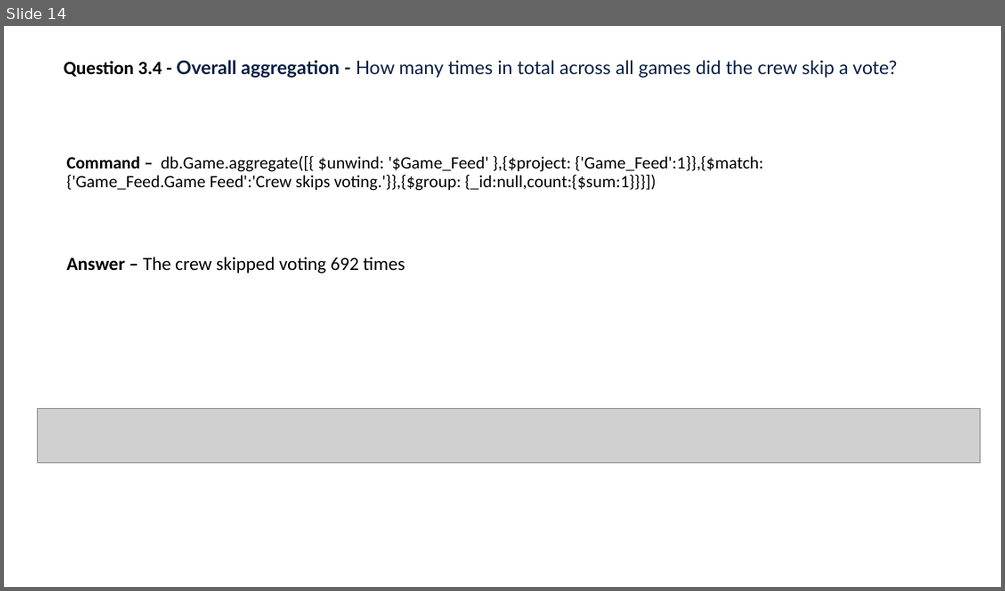
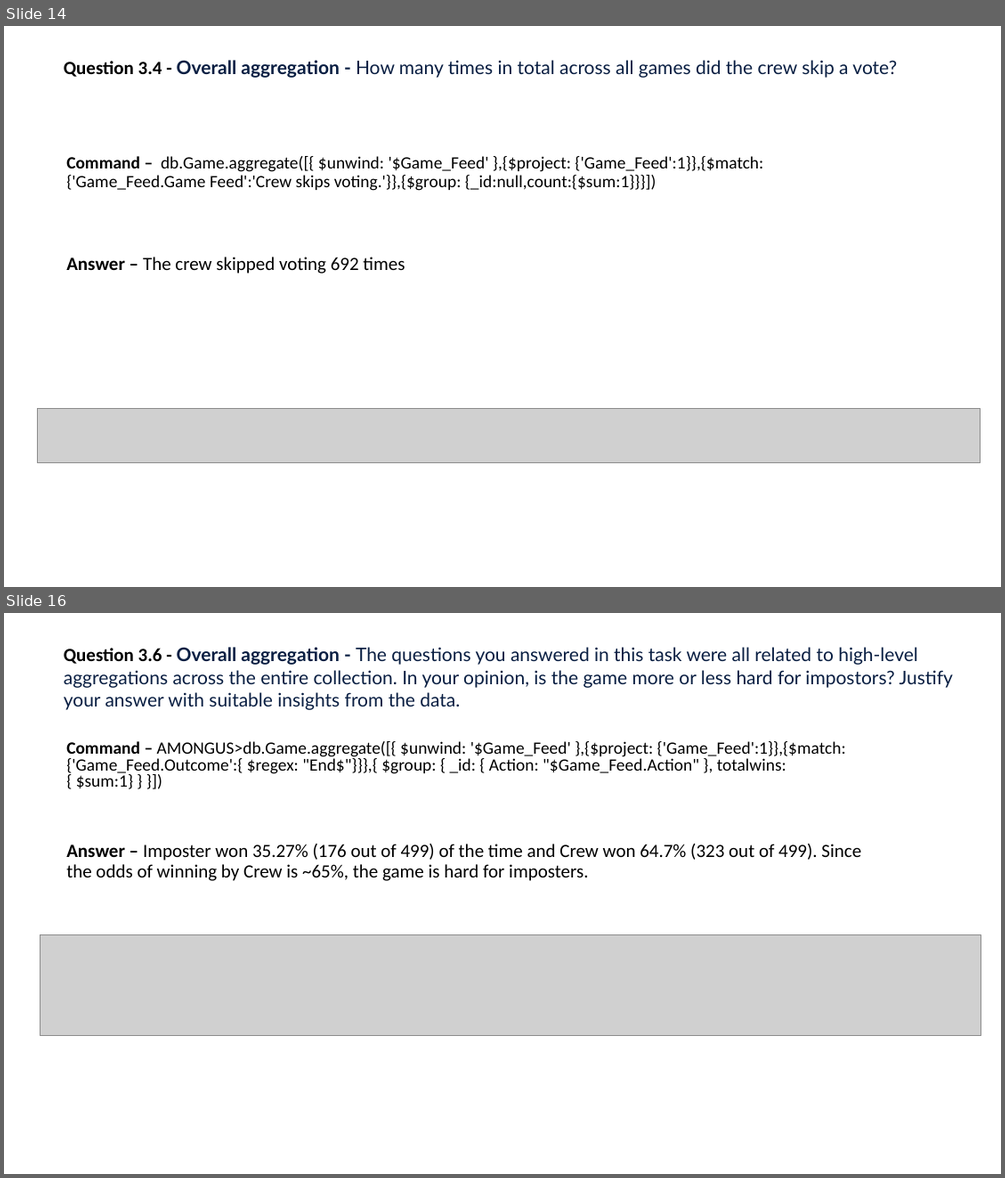
Before and after one commit to ballurai/AmongUSMongoDB-1, a slide deck: AmongUS Assignment.pptx. Shown one above the other, each under a label of ours: slide 14 before the commit, slides 14 and 16 after it; the slides between them are not shown. The pictures are 1005x591 and 1005x1178 pixels, drawn with LibreOffice and Linux fonts; fonts in the diff are those of the drawing; grey boxes stand for pictures. Boxes give left, top, right and bottom in pixels: in the first picture for what was removed or moved away, otherwise in the second. Text is boxed around its words. In the diff, an @@ line names an element or a change of style, - is before the commit and + after.

Commit message:
AmongUS assignment - added section 3 completed

```diff
--- a/AmongUS Assignment.pptx
+++ b/AmongUS Assignment.pptx
@@ slide 16 added at box(4, 613, 1001, 1174), background #FFFFFF @@
@@ text added at box(64, 647, 953, 710), 18 pt, text #091E42 @@
+Question 3.6 - Overall aggregation - The questions you answered in this task were all related to high-level aggregations across the entire collection. In your opinion, is the game more or less hard for impostors? Justify your answer with suitable insights from the data.
@@ text added at box(66, 741, 846, 789), 16.6 pt, text #000000 @@
+Command – AMONGUS>db.Game.aggregate([{ $unwind: '$Game_Feed' },{$project: {'Game_Feed':1}},{$match:{'Game_Feed.Outcome':{ $regex: "End$"}}},{ $group: { _id: { Action: "$Game_Feed.Action" }, totalwins: { $sum:1} } }])
@@ text added at box(66, 844, 861, 881), 18 pt, text #000000 @@
+Answer – Imposter won 35.27% (176 out of 499) of the time and Crew won 64.7% (323 out of 499). Since the odds of winning by Crew is ~65%, the game is hard for imposters.
@@ picture added at box(40, 935, 980, 1036) @@
```
Also in this commit, not shown: 1 slide changed.
